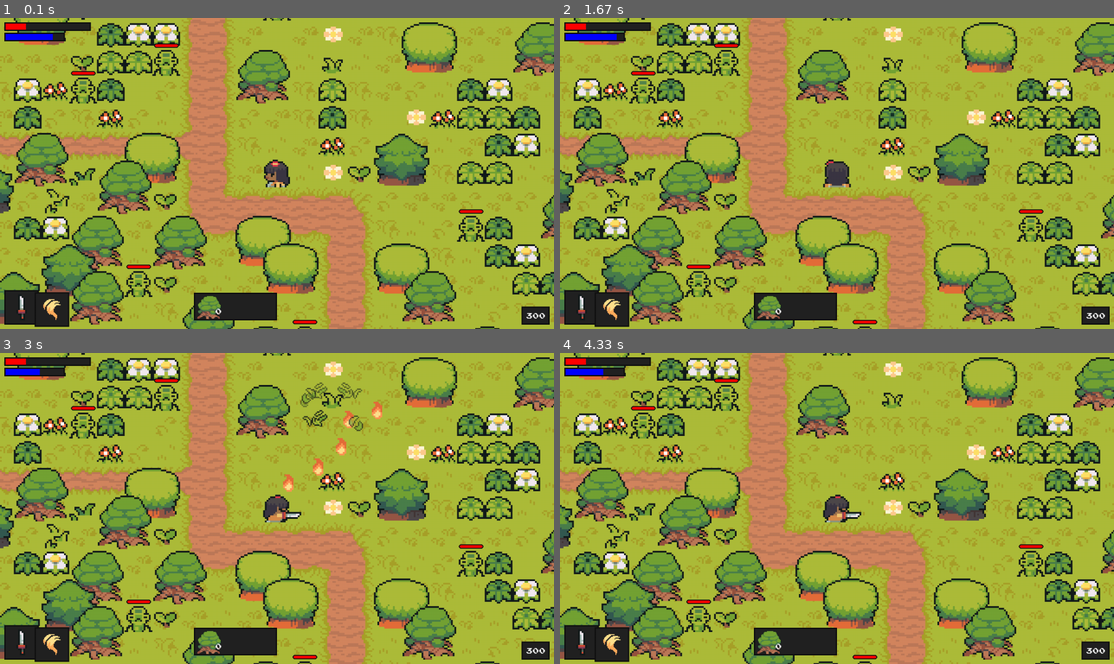
Above: before the commit, frames 1-4 (two rows, left to right).
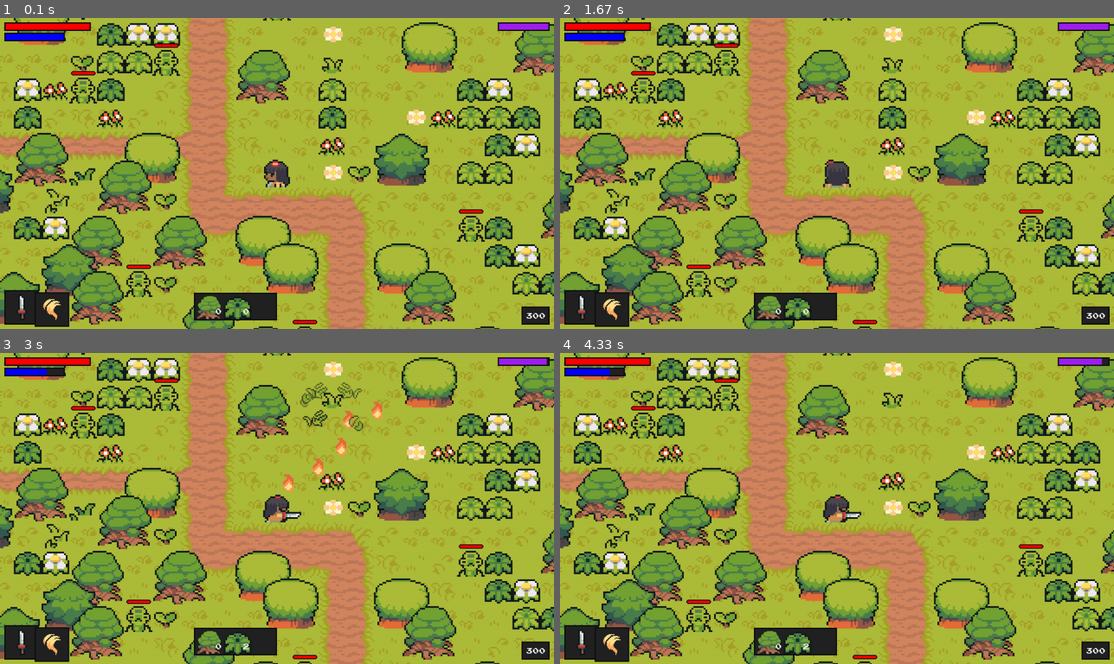
Above: after the commit, the same moments.

Repository: sabaris-sps/lumora-pygame
Game: pygame game, started from code/main.py
Same seed, same stepped clock (60 frames per second), same inputs: the game is played once before the commit and once after it.
Inputs (mouse positions are in pixels of both pictures, inside the frame that each line leads up to):
- Up to frame 1 (0.1 s): no input
- Up to frame 2 (1.67 s): move the mouse to (814, 185) at 0.37 s; move the mouse to (704, 176) at 0.87 s; move the mouse to (920, 64) at 1.2 s
- Up to frame 3 (3 s): tap Ctrl at 2.23 s; move the mouse to (421, 558) at 2.6 s; tap Space at 2.63, 2.97 s; move the mouse to (421, 480) at 2.93 s
- Up to frame 4 (4.33 s): tap Space at 3.27, 3.4, 3.8, 4.1 s; move the mouse to (1036, 483) at 3.37 s; tap Ctrl at 3.48 s; move the mouse to (1030, 570) at 3.77 s

The runs differ from the first frame. In frame 1, 0.7% of the frame differs, in the area x 4-100%, y 1-98%; in frame 2, 0.7%; in frame 3, 0.7%; in frame 4, 0.7%.

Commit message:
attack based on range, attack power, flicker animation, collect grass implemented

Diff:
--- a/code/enemy.py
+++ b/code/enemy.py
@@ -128,9 +128,9 @@
       self.hit_sound.play()
       self.direction = self.get_player_distance_direction(player)[1]
       if attack_type == 'weapon':
-        self.health -= player.get_full_weapon_damage()
+        self.health -= player.get_full_weapon_damage(self.rect)
       elif attack_type == 'magic':
-        self.health -= player.get_full_magic_damage()
+        self.health -= player.get_full_magic_damage(self.rect)
       self.hit_time = pygame.time.get_ticks()
       self.vulnerable = False
 
--- a/code/inventory.py
+++ b/code/inventory.py
@@ -28,8 +28,23 @@
     text_rect = text_surf.get_rect(bottomright = (x + self.box_size, y + self.box_size - 10))
     self.display_surface.blit(text_surf, text_rect)
 
+  def show_grass(self, value, index):
+    grass_image = pygame.image.load(f'../graphics/grass/grass_1.png').convert_alpha()
+    x = index*self.box_size + self.left
+    y = self.top
+    grass_rect = grass_image.get_rect(topleft = (x,y)).inflate(-10,-10)
+
+    self.display_surface.blit(grass_image, grass_rect)
+
+    # text setup
+    text_surf = self.font.render(str(value), False, TEXT_COLOR)
+    text_rect = text_surf.get_rect(bottomright = (x + self.box_size, y + self.box_size - 10))
+    self.display_surface.blit(text_surf, text_rect)
 
   def display(self, player):
     pygame.draw.rect(self.display_surface, UI_BG_COLOR, self.bg_rect)
+
     self.show_object(4, player.inventory['trees'], 0)
+    self.show_grass(player.inventory['grass'], 1)
+
     pygame.draw.rect(self.display_surface, UI_BORDER_COLOR, self.bg_rect, 3)
--- a/code/level.py
+++ b/code/level.py
@@ -126,6 +126,7 @@
               for leaf in range(randint(3,6)):
                 self.animation_player.create_grass_particles(pos-offset_pos, [self.visible_sprites])
               target_sprite.kill()
+              self.player.inventory['grass'] += 1
             else:
               target_sprite.get_damage(self.player, attack_sprite.sprite_type)
 
--- a/code/player.py
+++ b/code/player.py
@@ -2,12 +2,13 @@
 from settings import *
 from support import *
 from entity import Entity
-from tile import Tree
+from math import sin
 
 class Player(Entity):
   def __init__(self, pos, groups, obstacle_sprites, create_attack, destroy_attack, create_magic, create_tree):
     super().__init__(groups)
     self.image = pygame.image.load('../graphics/test/player.png').convert_alpha()
+    self.image_backup = self.image
     self.rect = self.image.get_rect(topleft = pos)
     self.hitbox = self.rect.inflate(-6, HITBOX_OFFSET['player'])
 
@@ -29,6 +30,9 @@
     self.weapon = list(weapon_data.keys())[self.weapon_index]
     self.weapon_switch_timer = Timer(200)
 
+    # attack duration
+    self.attack_power = 1
+
     # magic
     self.create_magic = create_magic
     self.magic_index = 0
@@ -39,8 +43,8 @@
     self.stats = {'health': 100,'energy':60,'attack': 10,'magic': 4,'speed': 5}
     self.max_stats = {'health': 300, 'energy': 140, 'attack': 20, 'magic' : 10, 'speed': 10}
     self.upgrade_cost = {'health': 100, 'energy': 100, 'attack': 100, 'magic' : 100, 'speed': 100}
-    self.health = self.stats['health'] *0.25
-    self.energy = self.stats['energy'] *0.8
+    self.health = self.stats['health']
+    self.energy = self.stats['energy']
     self.exp = 300
     self.speed = self.stats['speed']
 
@@ -52,7 +56,7 @@
     self.weapon_attack_sound.set_volume(0.2)
 
     # inventory
-    self.inventory = {'trees': 0}
+    self.inventory = {'trees': 0, 'grass': 0}
     self.tree_place_timer = Timer(500)
     self.create_tree = create_tree
 
@@ -172,30 +176,64 @@
 
     # set the image
     self.image = animation[int(self.frame_index)]
+    self.image_backup = animation[int(self.frame_index)]
     self.rect = self.image.get_rect(center = self.hitbox.center)
 
     # flicker
     if not self.invincibility_timer.can_act():
-      alpha = self.wave_value()
-      self.image.set_alpha(alpha)
-    else:
-      self.image.set_alpha(255)
-
-  def get_full_weapon_damage(self):
+      sin_max = 5
+      sin_value = sin(pygame.time.get_ticks()/80)*sin_max
+      scale_factor = sin_value + TILESIZE
+      if sin_value > 0:
+        self.image = pygame.transform.scale(self.image_backup, (scale_factor, scale_factor))
+        if sin_value >= sin_max*0.9:
+          self.image = pygame.mask.from_surface(self.image).to_surface(unsetcolor=None)
+    else:
+      self.image = self.image_backup
+
+  def get_full_weapon_damage(self, damaged_rect):
     base_damage = self.stats['attack']
     weapon_damage = weapon_data[self.weapon]['damage']
-    return base_damage + weapon_damage
-
-  def get_full_magic_damage(self):
+
+    # change base damage based on distance of monster
+    damaged_sprite_vec = pygame.math.Vector2(damaged_rect.center)
+    player_vec = pygame.math.Vector2(self.rect.center)
+    distance = abs((player_vec-damaged_sprite_vec).magnitude())
+
+    full_damage = base_damage + weapon_damage - distance * 0.1
+
+    return full_damage * self.attack_power
+
+  def get_full_magic_damage(self, damaged_rect):
     base_damage = self.stats['magic']
     spell_damage = magic_data[self.magic]['strength']
-    return base_damage + spell_damage
+
+    # change base damage based on distance of monster
+    damaged_sprite_vec = pygame.math.Vector2(damaged_rect.center)
+    player_vec = pygame.math.Vector2(self.rect.center)
+    distance = abs((player_vec-damaged_sprite_vec).magnitude())
+
+    full_damage = max(0, base_damage + spell_damage - distance * 0.008)
+
+    return full_damage
 
   def energy_recovery(self):
     if self.energy < self.stats['energy']:
       self.energy += 0.01 * self.stats['magic']
     else:
       self.energy = self.stats['energy']
+
+  def reduce_attack_power(self):
+    if self.attacking:
+      self.attack_power -= 1/300
+    else:
+      self.attack_power += 1/120
+
+    if self.attack_power <= 0.0:
+      self.attack_power = 0.005
+
+    if self.attack_power >= 1:
+      self.attack_power = 1
 
   def update(self):
     self.input()
@@ -204,3 +242,4 @@
     self.animate()
     self.move(self.stats['speed'])
     self.energy_recovery()
+    self.reduce_attack_power()
--- a/code/settings.py
+++ b/code/settings.py
@@ -17,9 +17,16 @@
 BAR_HEIGHT = 20
 HEALTH_BAR_WIDTH = 200
 ENERGY_BAR_WIDTH = 140
+ATTACK_POWER_WIDTH = 120
 ITEM_BOX_SIZE = 80
 UI_FONT = '../graphics/font/joystix.ttf'
 UI_FONT_SIZE = 18
+
+# ui colors
+HEALTH_COLOR = 'red'
+ENERGY_COLOR = 'blue'
+ATTACK_POWER_COLOR = 'purple'
+UI_BORDER_COLOR_ACTIVE = 'gold'
 
 # general colors
 WATER_COLOR = '#71ddee'
@@ -32,11 +39,6 @@
 BAR_COLOR = '#EEEEEE'
 BAR_COLOR_SELECTED = '#111111'
 UPGRADE_BG_COLOR_SELECTED = '#EEEEEE'
-
-# ui colors
-HEALTH_COLOR = 'red'
-ENERGY_COLOR = 'blue'
-UI_BORDER_COLOR_ACTIVE = 'gold'
 
 # weapons
 weapon_data = {
--- a/code/tile.py
+++ b/code/tile.py
@@ -27,9 +27,9 @@
   def get_damage(self, player ,attack_type):
     if self.is_invincible_timer.can_act():
       if attack_type == 'weapon':
-        self.health -= player.get_full_weapon_damage()
+        self.health -= player.get_full_weapon_damage(self.rect)
       elif attack_type == 'magic':
-        self.health -= player.get_full_magic_damage()
+        self.health -= player.get_full_magic_damage(self.rect)
       self.is_invincible_timer.action_init()
 
   def check_death(self):
--- a/code/ui.py
+++ b/code/ui.py
@@ -11,6 +11,7 @@
     # bar setup
     self.health_bar_rect = pygame.Rect(10,10,HEALTH_BAR_WIDTH, BAR_HEIGHT)
     self.energy_bar_rect = pygame.Rect(10,34,ENERGY_BAR_WIDTH, BAR_HEIGHT)
+    self.attack_power_rect = pygame.Rect(1150,10,ATTACK_POWER_WIDTH, BAR_HEIGHT)
 
     # convert weapon dictionary
     self.weapon_graphics = []
@@ -74,6 +75,7 @@
   def display(self, player):
     self.show_bar(player.health, player.stats['health'], self.health_bar_rect, HEALTH_COLOR)
     self.show_bar(player.energy, player.stats['energy'], self.energy_bar_rect, ENERGY_COLOR)
+    self.show_bar(player.attack_power, 1, self.attack_power_rect, ATTACK_POWER_COLOR)
 
     self.show_exp(player.exp)
 
